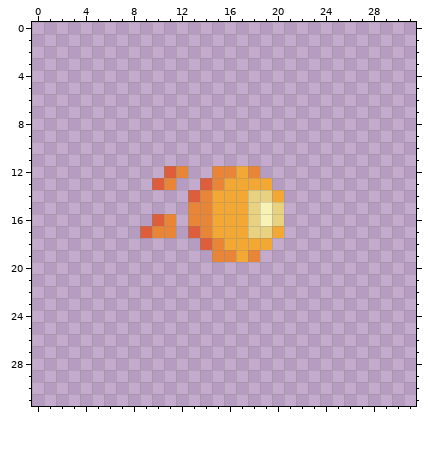
Two versions of one pixel-art sprite, Assets/Sprites/fireball_icon.png. Above: the version before the commit.
The file is 32x32 pixels. The old version is drawn lined up with the new one.
Once edited:
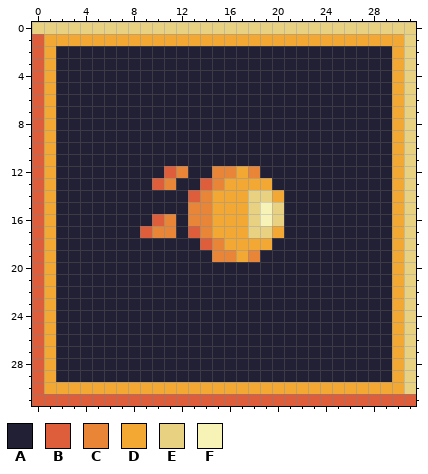
Palette (. is transparent): A #222034  B #de5d3a  C #e98537  D #f3a833  E #e8d282  F #f7f3b7
Changes in this commit:
whole drawing moved by -2,+0 (the old picture is shown already moved)
Colour A now appears in rows 2 to 11 at x 2 to 29; in row 12 at x 2 to 10, 13 to 14 and 19 to 29; in row 13 at x 2 to 9, 12 to 13 and 20 to 29; in rows 14 to 15 at x 2 to 12 and 21 to 29; in row 16 at x 2 to 9, 12 and 21 to 29; in row 17 at x 2 to 8, 12 and 21 to 29.
Colour A now appears in row 18 at x 2 to 13 and 20 to 29; in row 19 at x 2 to 14 and 19 to 29; in rows 20 to 29 at x 2 to 29.
Colour B now appears in rows 1 to 30 at x 0; in row 31 at x 0 to 31.
Colour D now appears in row 1 at x 1 to 30; in rows 2 to 29 at x 1 and 30; in row 30 at x 1 to 30.
Colour E now appears in row 0 at x 0 to 31; in rows 1 to 30 at x 31.
